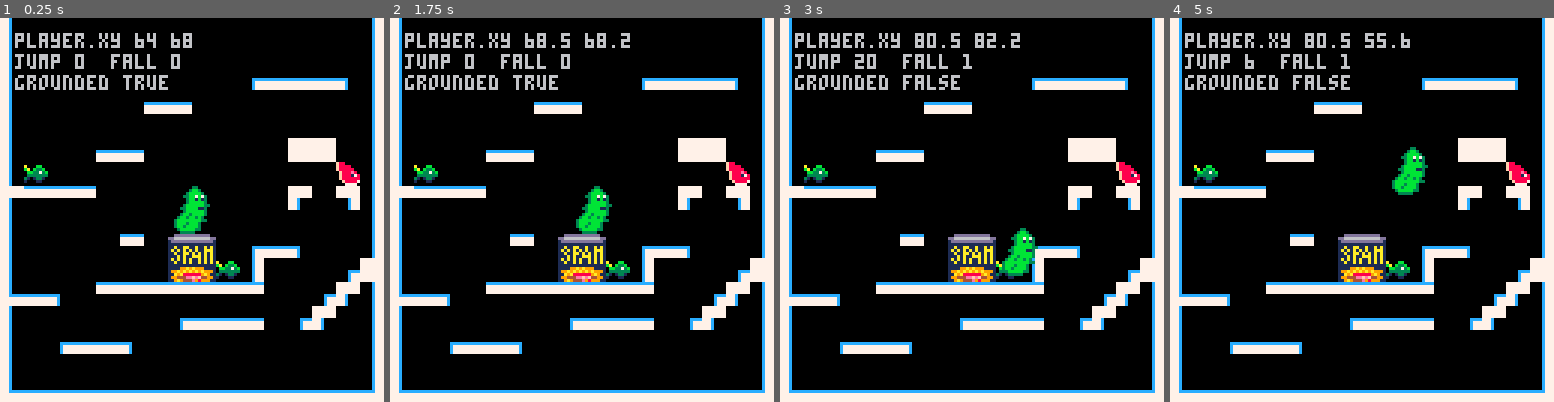
Above: before the commit, frames 1-4 (left to right).
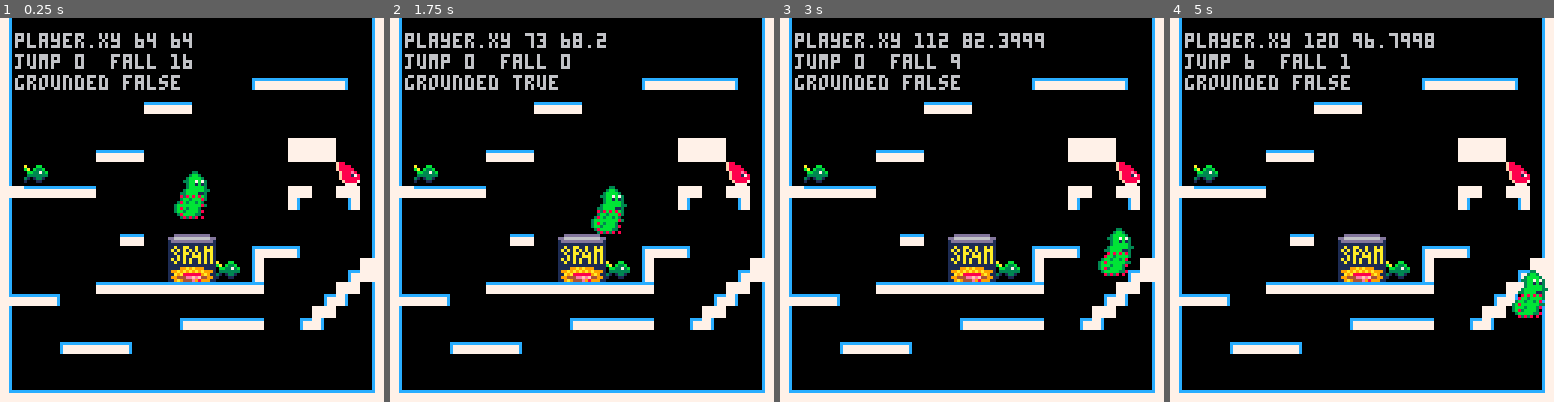
Above: after the commit, the same moments.

Repository: Niarkou/Open-jam-2018
Game: PICO-8 cartridge Openjam2018.p8
The game is run twice, just before and just after one commit, with the same random seed, the same clock (stepped at 60 frames per second) and the same inputs.
Inputs:
- Up to frame 1 (0.25 s): no input
- Up to frame 2 (1.75 s): tap X (X key) at 0.33, 1.07 s; hold Right from 1.6 s (still down)
- Up to frame 3 (3 s): tap X (X key) at 1.85, 2.97 s; release Right at 2.1 s; hold Up 2.15-2.42 s; hold Right from 2.47 s (still down)
- Up to frame 4 (5 s): release Right at 3.03 s; hold Left 3.08-3.58 s; hold Down 3.63-3.97 s; hold Right 4.02-4.68 s; tap X (X key) at 4.08 s; hold Up from 4.73 s (still down)

The runs differ from the first frame. In frame 1, 1.2% of the frame differs, in the area x 32-55%, y 3-57%; in frame 2, 1.4%; in frame 3, 2.4%, in the area x 19-93%, y 3-68%; in frame 4, 2.0%.

Commit message:
Debug collisions and change speed.

Diff:
--- a/Openjam2018.p8
+++ b/Openjam2018.p8
@@ -17,8 +17,8 @@
 
 function _init()
     player = {
-        x = 64, y = 64,
-        spd = 0.5,
+        x = 64, y = 40,
+        spd = 1.0,
         dir = false,
         grounded = false,
         jump = 0, fall = 0,
@@ -121,7 +121,12 @@
     print("player.xy "..player.x.." "..player.y, 5, 5, 6)
     print("jump "..player.jump.."  fall "..player.fall, 5, 12, 6)
     print("grounded "..tostr(player.grounded), 5, 19, 6)
+    -- debug collisions
+    fillp(0xa5a5.8)
+    rect(player.x - 4, player.y - 4, player.x + 3, player.y + 3, 8)
+    fillp()
 end
+
 __gfx__
 000000000000330077777777777c00000000c7770000000000000000cccccccc000000000000c777777c0000777c00000000c7777777777777777777777c0000
 000000000003b63077777777777c00000000c777000000000000000077777777000000000000c777777c0000777c00000000c7777777777777777777777c0000
